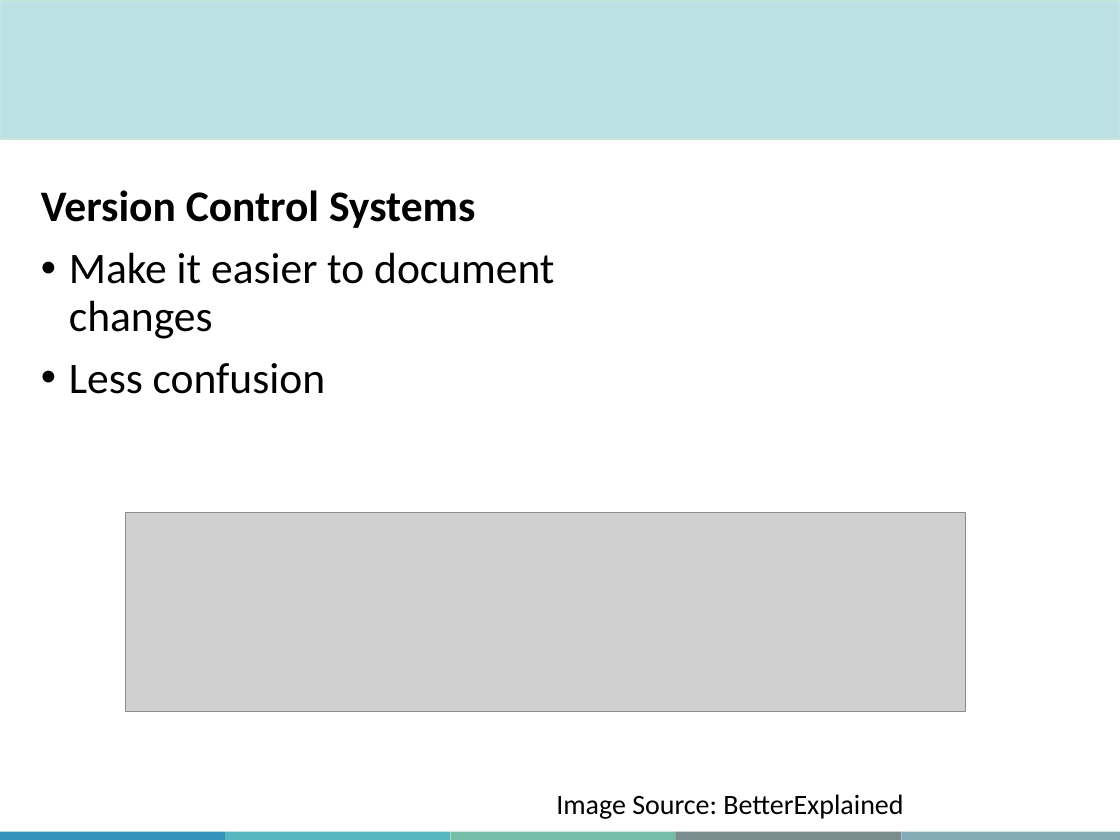
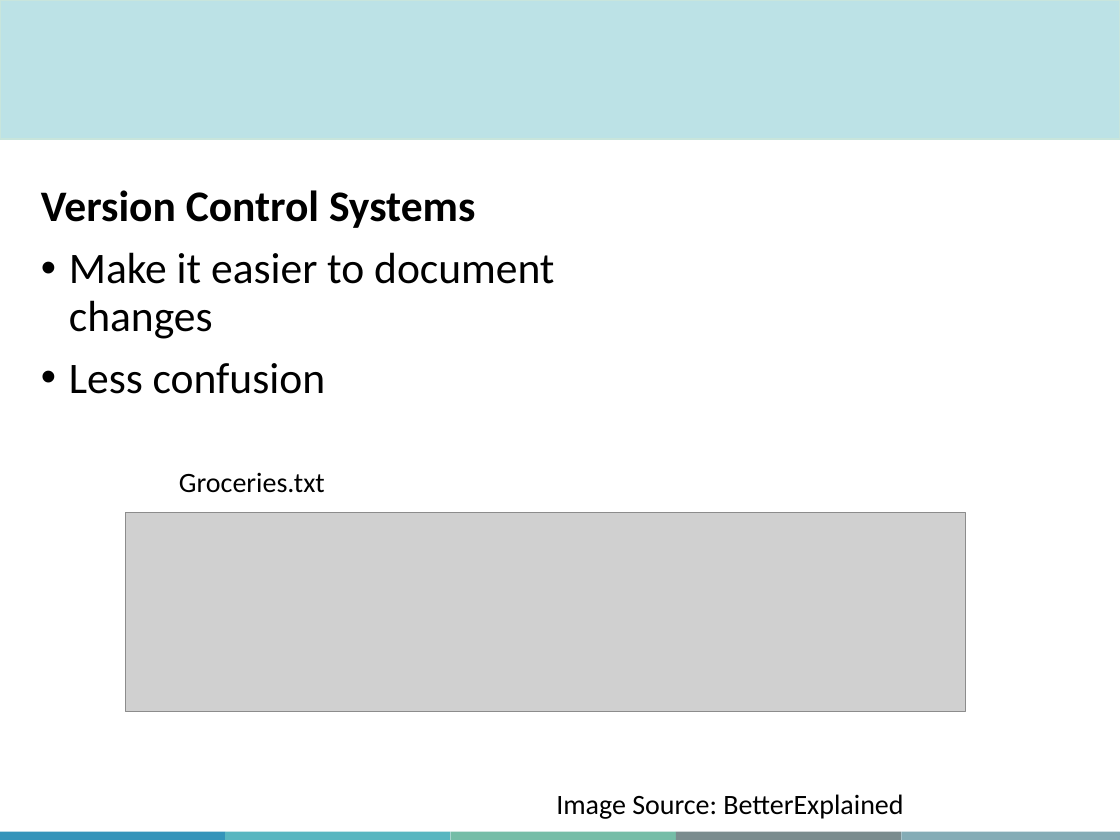
Before and after one commit to aosakwe/MiCM_IntroToGitHub, a slide deck: slide 6 of Slides/MiCM_GitHub_Workshop.pptx. Drawn at 1120x840 pixels with LibreOffice and Linux fonts; fonts in the diff are those of the drawing; grey boxes stand for pictures; background and template pictures are left out. Boxes give left, top, right and bottom in pixels: in the first picture for what was removed or moved away, otherwise in the second. Text is boxed around its words. In the diff, an @@ line names an element or a change of style, - is before the commit and + after.

```diff
--- a/Slides/MiCM_GitHub_Workshop.pptx
+++ b/Slides/MiCM_GitHub_Workshop.pptx
@@ text added at box(179, 472, 325, 493), 18 pt, text #000000 @@
+Groceries.txt
```
Also in this commit, not shown: 8 other slides changed, 8 slides added, 6 other files.
